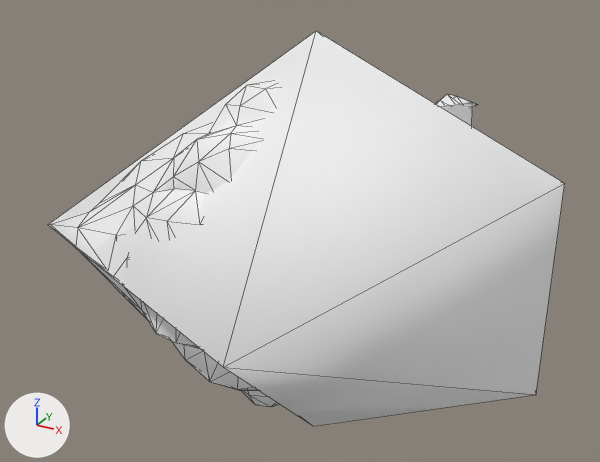
One commit to the glTF model docs/models/weapons/w02/098.glb: the scene before it, then after it.
Before and after are seen from a camera (50 mm lens) standing at (1.17, -3.33, 0.99) and looking at (-0.08, -1.05, -0.15). The lights are fixed; the arrows at lower left show +X, +Y and +Z. The picture after the commit comes second. Mesh edges are drawn as thin lines.

The first picture shows 'Group[0]', 'Group[98]'.
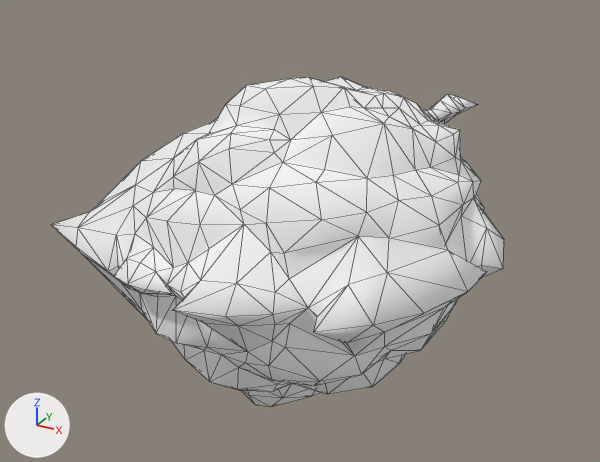
Boxes [x1, y1, x2, y2] around the edits, measured in the pictures (600 x 462 px):
'Group[98]', no longer drawn: before [48, 31, 565, 426]
'Group[0]', unchanged, uncovered by the edit: before [63, 81, 477, 407]; after [52, 77, 504, 407]

What the commit changed:
Object 'Group[98]' (ob_group_98) now shows nothing instead of me_group_98.
